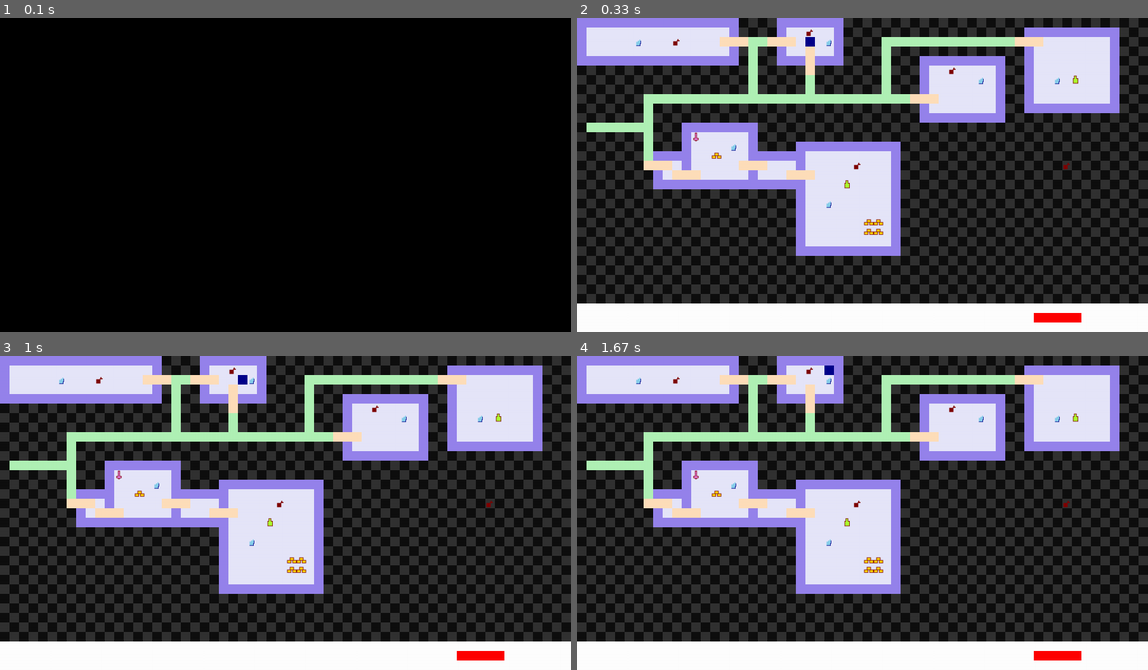
Above: before the commit, frames 1-4 (two rows, left to right).
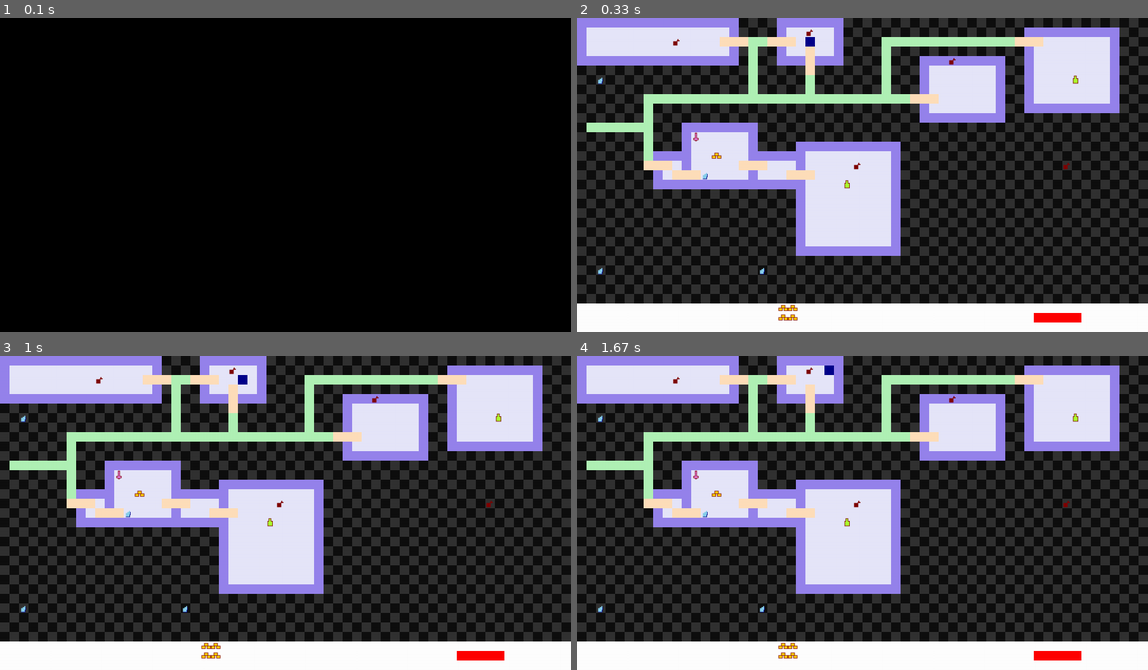
Above: after the commit, the same moments.

Repository: alice-ch/AP_Hackathon
Game: pygame game, started from main.py
The game is run twice, just before and just after one commit, with the same random seed, the same clock (stepped at 60 frames per second) and the same inputs.
Inputs:
- Up to frame 1 (0.1 s): no input
- Up to frame 2 (0.33 s): no input
- Up to frame 3 (1 s): hold Right 0.33-0.8 s; hold Up from 0.83 s (still down)
- Up to frame 4 (1.67 s): release Up at 1.27 s; hold Right from 1.3 s (still down)

Frame 1 is identical in both runs. In frame 2, 0.4% of the frame differs, in the area x 3-85%, y 6-97%; in frame 3, 0.4%; in frame 4, 0.4%.

Commit message:
marche pas

Diff:
--- a/main.py
+++ b/main.py
@@ -46,7 +46,7 @@
 
 WEAPON=[(12,12)]
 
-FOOD=[(10,2),(24,1),(39,5),(51,15),(29,15)]
+FOOD=[(10,2),(24,1),(39,4),(51,15),(29,15)]
 
 WATER=[(6,2),(26,2),(42,6),(50,6),(16,13),(26,19)]
 
@@ -152,12 +152,12 @@
             a,b=WATER[i]
             x = a * TILES_SIZE
             y = b * TILES_SIZE
-            rect1 = pygame.Rect(x + 4, y + 9, 7, 7)
-            rect2 = pygame.Rect(x + 7, y + 7, 5, 5)
-            rect3 = pygame.Rect(x + 10, y + 5, 2, 2)
-            rect01 = pygame.Rect(x + 4, y + 9, 8, 8)
-            rect02 = pygame.Rect(x + 7, y + 7, 6, 6)
-            rect03 = pygame.Rect(x + 9, y + 8, 3, 3)
+            rect1 = pygame.Rect(y + 4, x + 9, 7, 7)
+            rect2 = pygame.Rect(y + 7, x + 7, 5, 5)
+            rect3 = pygame.Rect(y + 10, x + 5, 2, 2)
+            rect01 = pygame.Rect(y + 4, x + 9, 8, 8)
+            rect02 = pygame.Rect(y + 7, x + 7, 6, 6)
+            rect03 = pygame.Rect(y + 9, x + 8, 3, 3)
             pygame.draw.rect(self.screen,(0, 0, 139),rect01)
             pygame.draw.rect(self.screen,(0, 0, 139),rect02)
             pygame.draw.rect(self.screen,(0, 0, 139),rect03)
@@ -184,12 +184,12 @@
             a,b=MONEY[i]
             x = a * TILES_SIZE
             y = b * TILES_SIZE
-            rect1 = pygame.Rect(x + 4, y + 9, 6, 4)
-            rect2 = pygame.Rect(x + 9, y + 4, 6, 4)
-            rect3 = pygame.Rect(x + 14, y + 9, 6, 4)
-            rect01 = pygame.Rect(x + 3, y + 8, 8, 6)
-            rect02 = pygame.Rect(x + 8, y + 3, 8, 6)
-            rect03 = pygame.Rect(x + 13, y + 8, 8, 6)
+            rect1 = pygame.Rect(y + 4, x + 9, 6, 4)
+            rect2 = pygame.Rect(y + 9, x + 4, 6, 4)
+            rect3 = pygame.Rect(y + 14, x + 9, 6, 4)
+            rect01 = pygame.Rect(y + 3, x + 8, 8, 6)
+            rect02 = pygame.Rect(y + 8, x + 3, 8, 6)
+            rect03 = pygame.Rect(y + 13, x + 8, 8, 6)
             pygame.draw.rect(self.screen,FOOD_COLOUR,rect01)
             pygame.draw.rect(self.screen,FOOD_COLOUR,rect02)
             pygame.draw.rect(self.screen,FOOD_COLOUR,rect03)
@@ -229,6 +229,8 @@
         pygame.draw.rect(screen,self.colour,rect)
 
     def new_position(self, screen, forbidden_cases):
+        c=False
+        i=0
         former_position = np.copy(self.position)
         if self.deplacement == 1: # gauche
             self.position = [former_position[0], former_position[1]-1]
@@ -255,6 +257,7 @@
                 a,b = POTION[i]
                 if a==x & b==y :
                     POTION=POTION[:,i] + POTION[i+1,:]
+                    break
             forbidden_cases[x][y]=0
 
         elif forbidden_cases[x][y]== 2 : # c'est une arme
@@ -264,15 +267,18 @@
                 a,b = POTION[i]
                 if a==x & b==y :
                     WEAPON=WEAPON[:,i] + WEAPON[i+1,:]
+                    break
             forbidden_cases[x][y]=0
 
         elif forbidden_cases[x][y]== 3 : # c'est de l'eau
             self.eau+=2
             forbidden_cases[x][y]=0
-            for i in range (len(WATER)) :
+            while i<=len(WATER)& c==False :
                 a,b = WATER[i]
                 if a==x & b==y :
-                    WATER=WATER[:,i-1] +WATER[i+1,:]
+                    WATER=WATER[:,i] +WATER[i+1,:]
+                    c=True
+                i+=1
             forbidden_cases[x][y]=0
 
         elif forbidden_cases[x][y]== 4 : # c'est à manger
@@ -282,6 +288,7 @@
                 a,b = FOOD[i]
                 if a==x & b==y :
                     FOOD=FOOD[:,i] +FOOD[i+1,:]
+                    break
             forbidden_cases[x][y]=0
 
         elif forbidden_cases[x][y]== 5 : # c'est un trésor
@@ -291,6 +298,7 @@
                 a,b = MONEY[i]
                 if a==x & b==y :
                     MONEY=MONEY[:,i] +MONEY[i+1,:]
+                    break
             forbidden_cases[x][y]=0
 
 def main():
